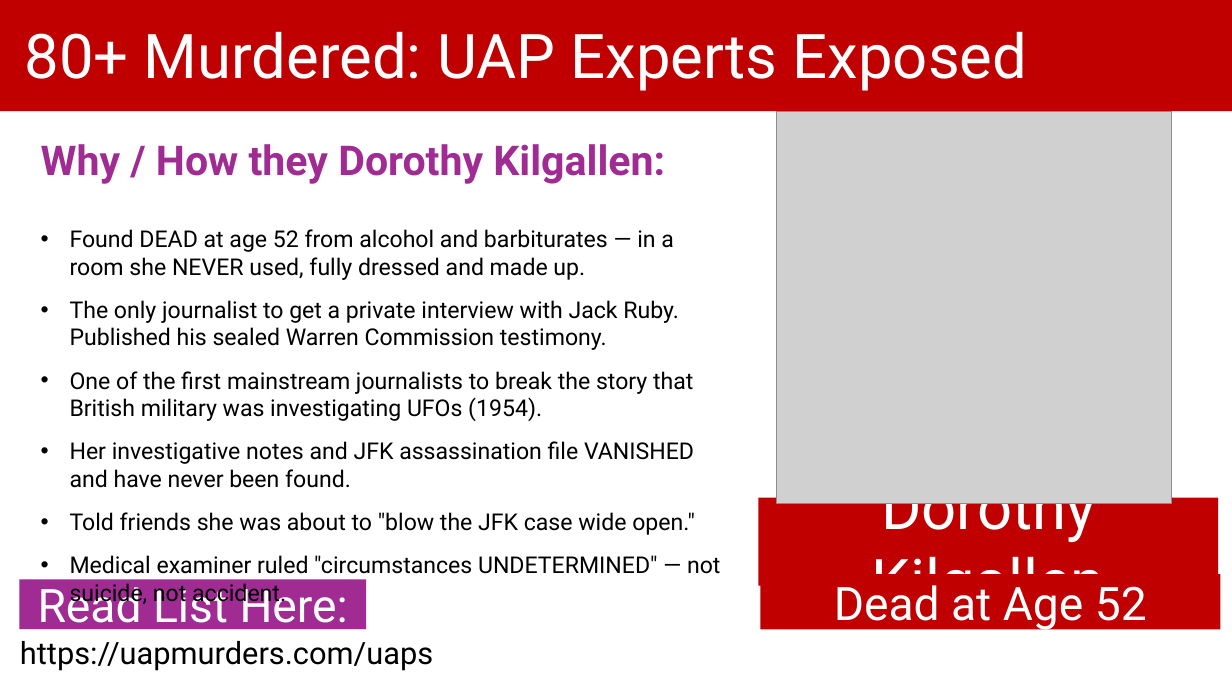
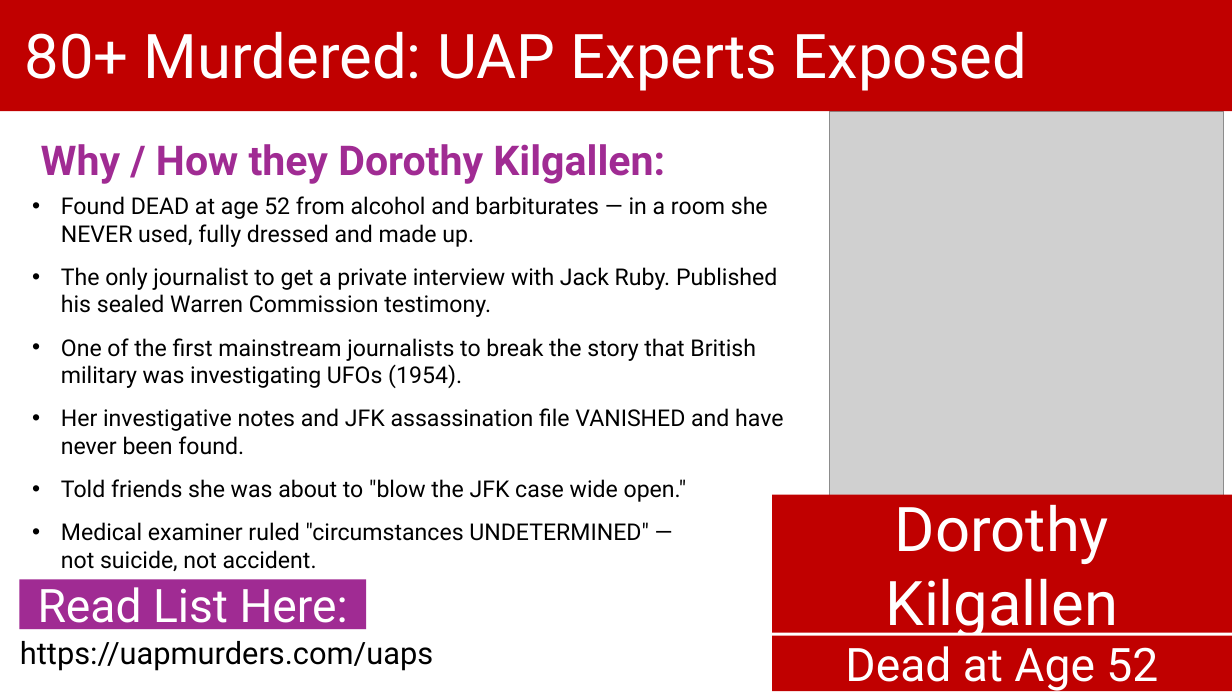
Before and after one commit to BryanStarbuck/UAP_Murder_Docus, a slide deck: slide 11 of UAPs/UAPs_Murders.pptx (slide 14 before the commit). Drawn at 1232x693 pixels with LibreOffice and Linux fonts; fonts in the diff are those of the drawing; grey boxes stand for pictures. Boxes give left, top, right and bottom in pixels: in the first picture for what was removed or moved away, otherwise in the second. Text is boxed around its words. In the diff, an @@ line names an element or a change of style, - is before the commit and + after.

```diff
--- a/UAPs/UAPs_Murders.pptx
+++ b/UAPs/UAPs_Murders.pptx
@@ picture: place and size @@
-picture at (777,111,1172,504)
+picture at (829,111,1224,504)
@@ text "Found DEAD at age 52 ..." rewrapped from (70,229,720,606) to (61,196,783,571) @@
@@ rectangle "Dorothy Kilgallen": place and size @@
-rectangle "Dorothy Kilgallen" at (872,503,1105,618)
+rectangle "Dorothy Kilgallen" at (773,494,1232,632)
@@ rectangle "Dead at Age 52": place and size @@
-rectangle "Dead at Age 52" at (761,574,1221,629)
+rectangle "Dead at Age 52" at (773,636,1232,691)
```
Also in this commit, not shown: 17 other slides changed, 1 slide added, 17 slides removed, 58 other files.
